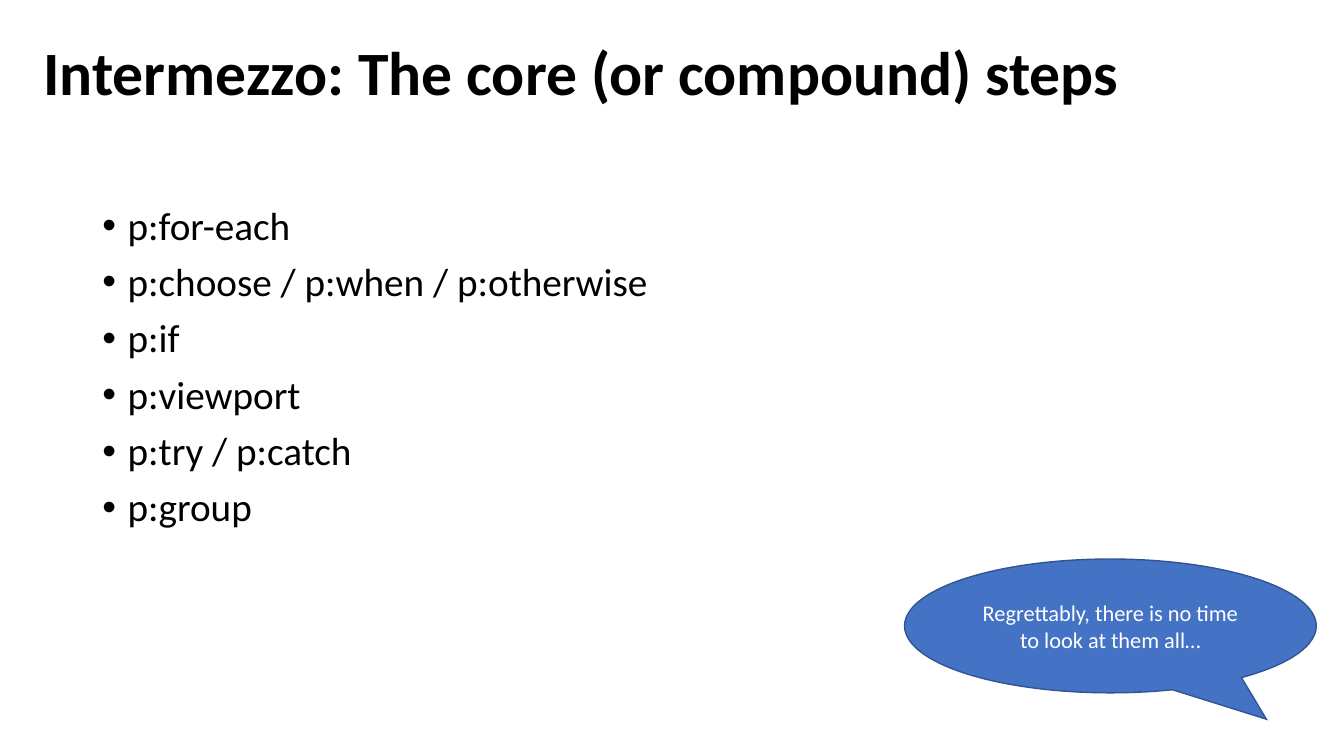
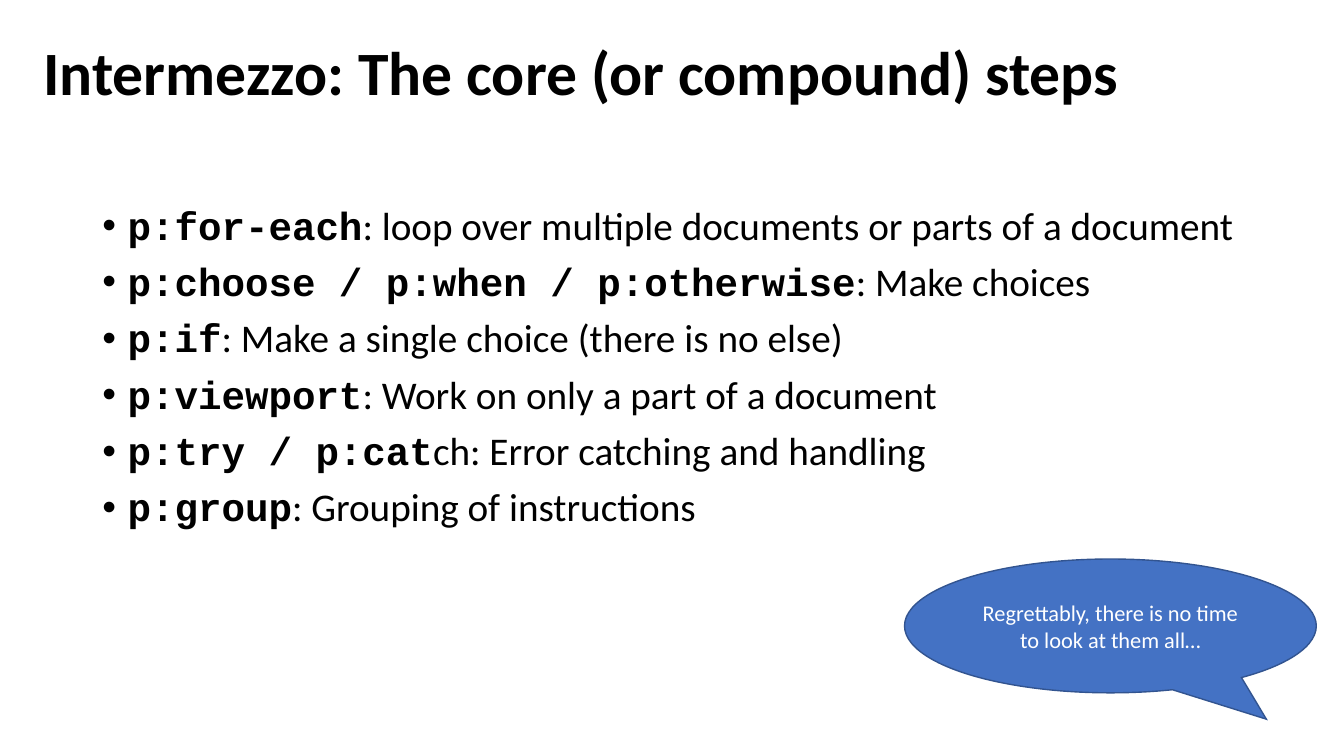
Before and after one commit to svanteschubert/DocEng-2019-XProc, a slide deck: slide 41 of presentation/Introduction to XProc 3.0.pptx. Drawn at 1344x756 pixels with LibreOffice and Linux fonts; fonts in the diff are those of the drawing; background and template pictures are left out. Boxes give left, top, right and bottom in pixels: in the first picture for what was removed or moved away, otherwise in the second. Text is boxed around its words. In the diff, an @@ line names an element or a change of style, - is before the commit and + after.

Commit message:
More presentation changes

```diff
--- a/presentation/Introduction to XProc 3.0.pptx
+++ b/presentation/Introduction to XProc 3.0.pptx
@@ text at [128,212,1233,530]: text changed @@
-• p:for-each
-• p:choose / p:when / p:otherwise
-• p:if
-• p:viewport
-• p:try / p:catch
-• p:group
+• p:for-each: loop over multiple documents or parts of a document
+• p:choose / p:when / p:otherwise: Make choices
+• p:if: Make a single choice (there is no else)
+• p:viewport: Work on only a part of a document
+• p:try / p:catch: Error catching and handling
+• p:group: Grouping of instructions
```
Also in this commit, not shown: 5 other slides changed.
